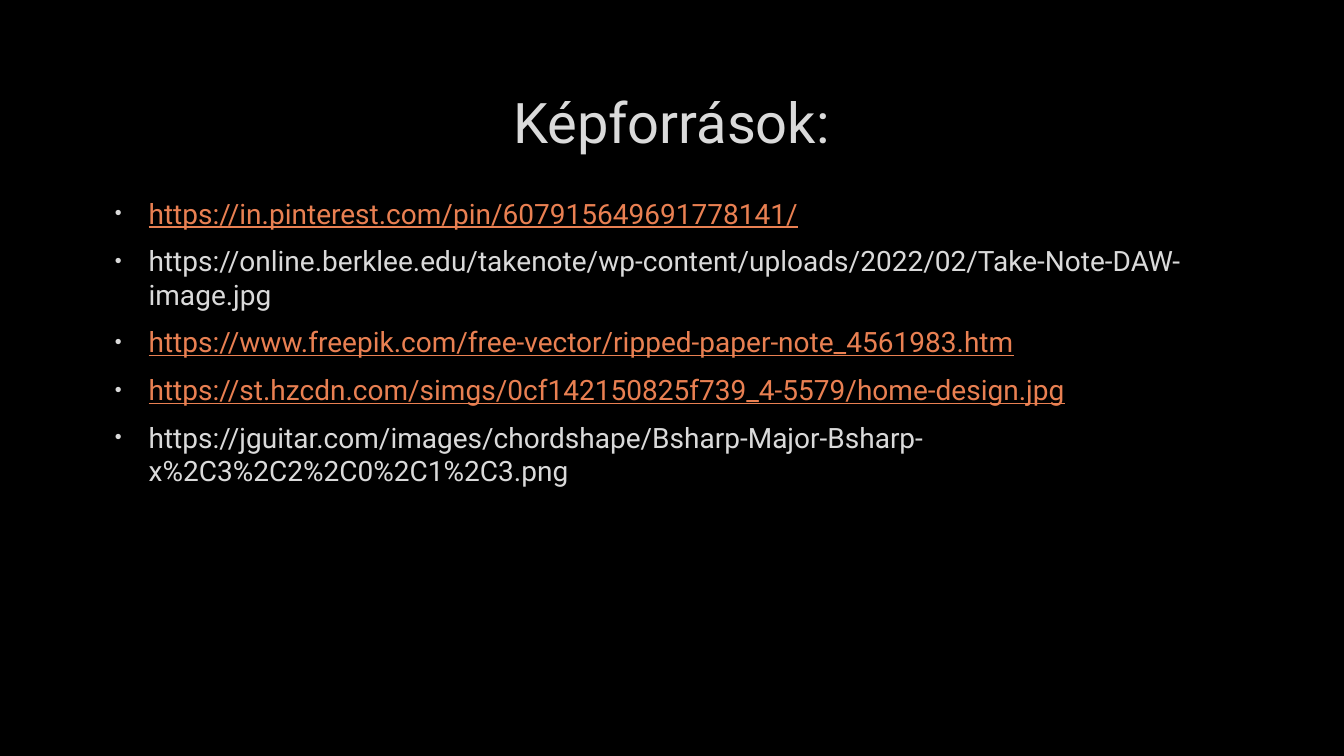
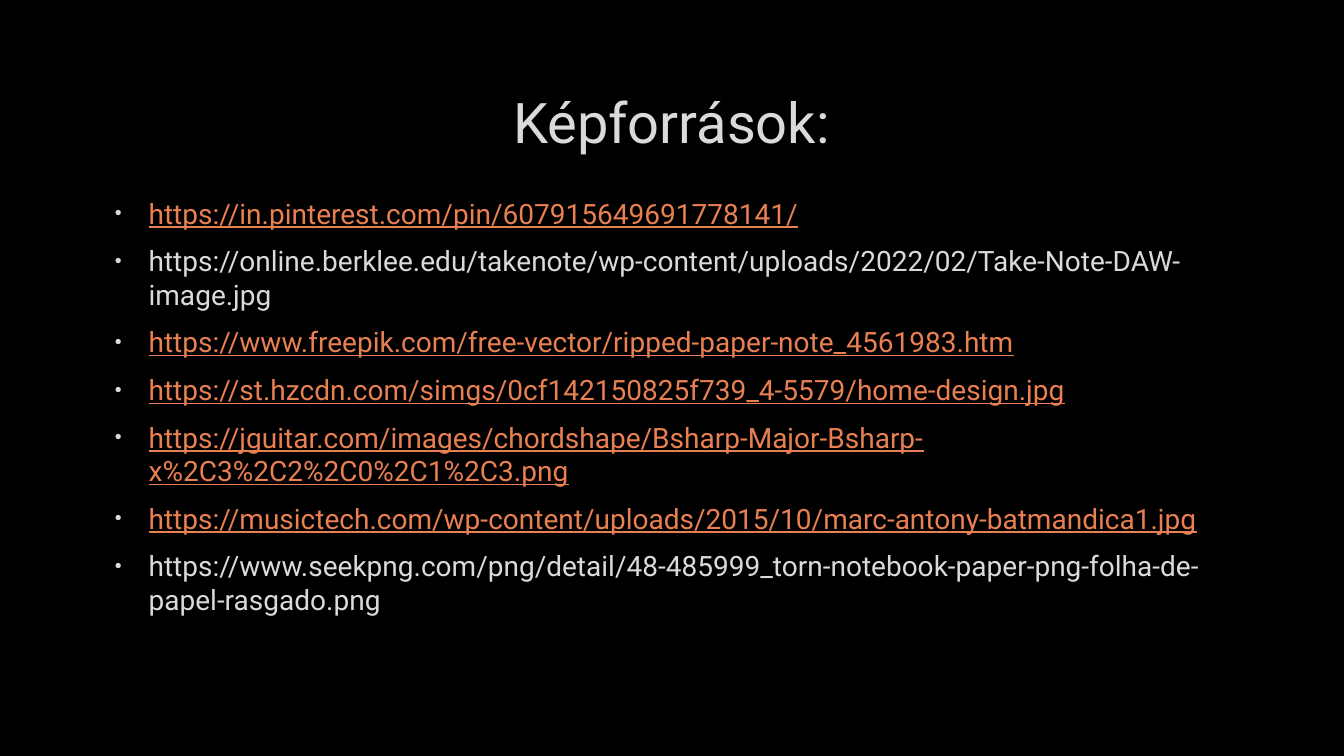
Before and after one commit to TatraiDominik/DAW-PPT, a slide deck: slide 7 of DAW.pptx. Drawn at 1344x756 pixels with LibreOffice and Linux fonts; fonts in the diff are those of the drawing; background and template pictures are left out. Boxes give left, top, right and bottom in pixels: in the first picture for what was removed or moved away, otherwise in the second. Text is boxed around its words. In the diff, an @@ line names an element or a change of style, - is before the commit and + after.

Commit message:
tartalom,design 5. diáig

```diff
--- a/DAW.pptx
+++ b/DAW.pptx
@@ text at (x1=149, y1=427, x2=923, y2=487): text colour #DADADA to #E98052, underline on in "https://jguitar.com/images/chordshape/Bsharp-Major-Bsharp-x% ..." @@
@@ text at (x1=149, y1=508, x2=1199, y2=616): paragraphs added @@
+• https://musictech.com/wp-content/uploads/2015/10/marc-antony-batmandica1.jpg
+• https://www.seekpng.com/png/detail/48-485999_torn-notebook-paper-png-folha-de-papel-rasgado.png
```
Also in this commit, not shown: 2 other slides changed, 1 slide added, 1 slide removed.
